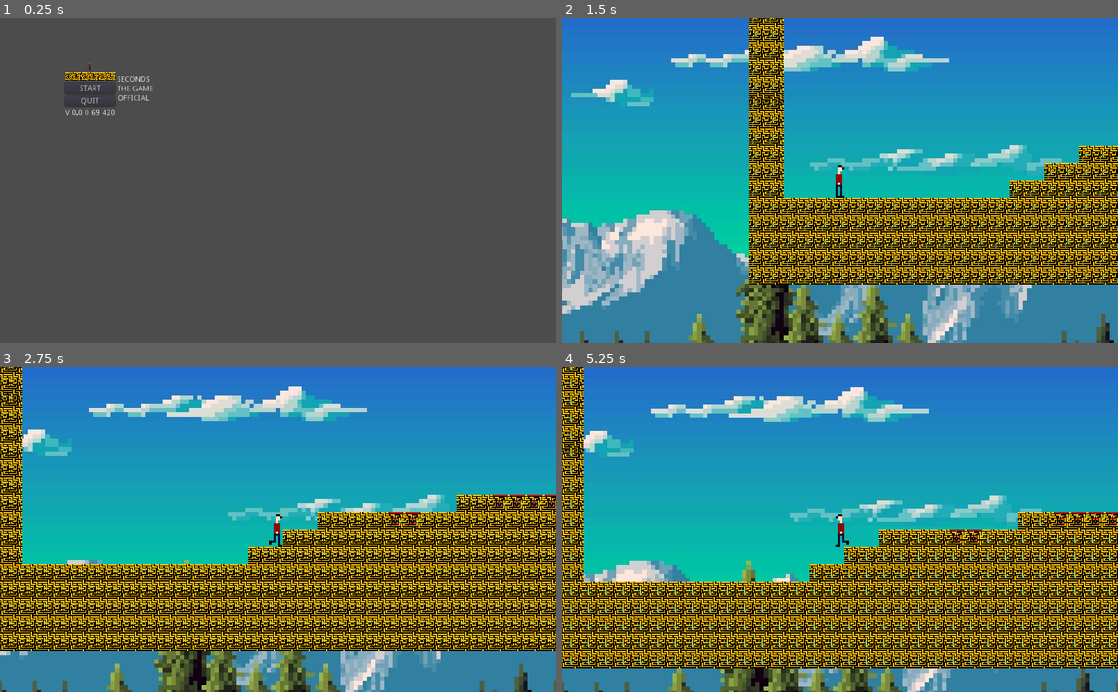
Above: before the commit, frames 1-4 (two rows, left to right).
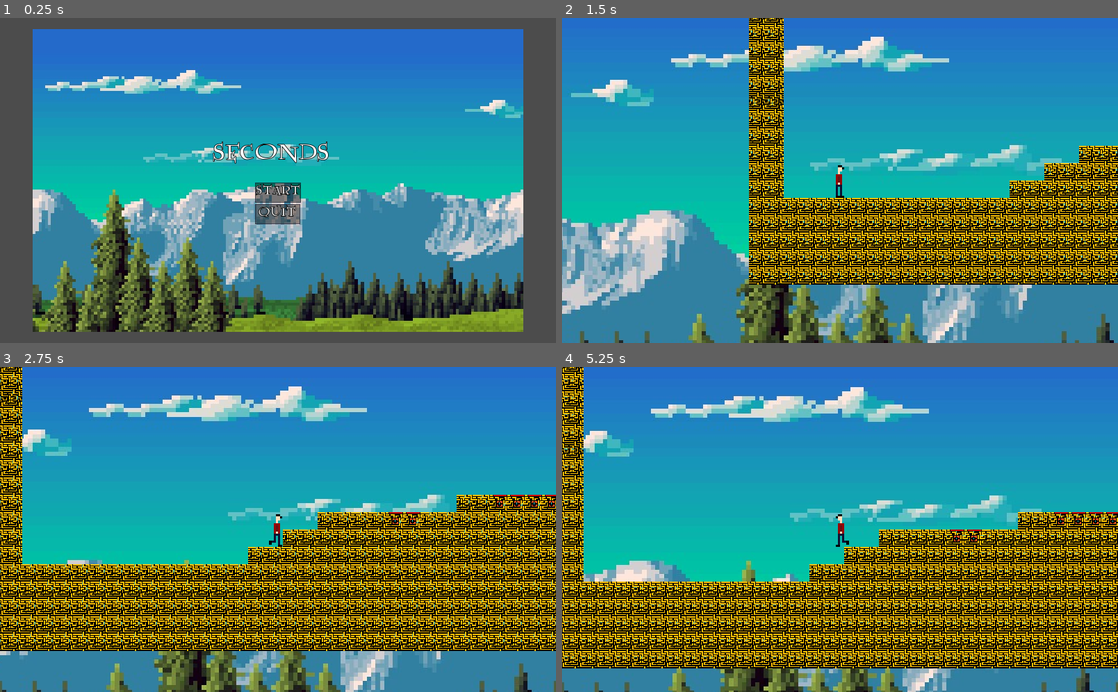
Above: after the commit, the same moments.

Repository: juso40/seconds
Game: Godot game, scene res://MainMenu.tscn
The game is run twice, just before and just after one commit, with the same random seed, the same clock (stepped at 60 frames per second) and the same inputs. Before the commit the project starts from res://Main.tscn.
Inputs:
- Up to frame 1 (0.25 s): no input
- Up to frame 2 (1.5 s): click "START" at 0.5 s; hold Right (ui_right) from 1.28 s (still down)
- Up to frame 3 (2.75 s): keep holding Right (ui_right); tap Up (ui_up) at 1.52, 2.27 s
- Up to frame 4 (5.25 s): release Right (ui_right) at 2.78 s; hold Left (ui_left) 2.78-3.53 s; hold Right (ui_right) 3.53-5.03 s; tap Up (ui_up) at 3.77, 4.52 s; hold Left (ui_left) from 5.03 s (still down)

The runs differ from the first frame. In frame 1, 80% of the frame differs, in the area x 5-95%, y 3-97%; in frame 2, 0.8%; in frame 3, 1.4%; in frame 4, 1.6%.

Commit message:
reworked main menu

Diff:
--- a/seconds/MainMenu.tscn
+++ b/seconds/MainMenu.tscn
@@ -1,90 +1,115 @@
-[gd_scene load_steps=7 format=2]
+[gd_scene load_steps=9 format=2]
 
 [ext_resource path="res://MainMenu.gd" type="Script" id=1]
-[ext_resource path="res://art/player/player_right1.png" type="Texture" id=2]
-[ext_resource path="res://art/player/player_right2.png" type="Texture" id=3]
-[ext_resource path="res://art/player/player_right3.png" type="Texture" id=4]
-[ext_resource path="res://art/ground/ground_tile_animated.tres" type="Texture" id=5]
+[ext_resource path="res://art/parallax_background/mountains.png" type="Texture" id=2]
+[ext_resource path="res://font/LUMOS.TTF" type="DynamicFontData" id=3]
 
-[sub_resource type="AnimatedTexture" id=1]
-frames = 3
-fps = 12.0
-frame_0/texture = ExtResource( 2 )
-frame_1/texture = ExtResource( 3 )
-frame_1/delay_sec = 0.0
-frame_2/texture = ExtResource( 4 )
-frame_2/delay_sec = 0.0
+[sub_resource type="DynamicFont" id=5]
+size = 46
+outline_size = 1
+outline_color = Color( 0, 0, 0, 1 )
+use_filter = true
+font_data = ExtResource( 3 )
+
+[sub_resource type="StyleBoxFlat" id=1]
+bg_color = Color( 0, 0, 0, 0.439216 )
+border_width_left = 1
+border_width_top = 1
+border_width_right = 1
+border_width_bottom = 1
+border_color = Color( 0.113725, 0.105882, 0.196078, 1 )
+border_blend = true
+
+[sub_resource type="DynamicFont" id=2]
+size = 24
+outline_size = 1
+outline_color = Color( 0, 0, 0, 1 )
+use_filter = true
+font_data = ExtResource( 3 )
+
+[sub_resource type="StyleBoxFlat" id=3]
+bg_color = Color( 0, 0, 0, 0.439216 )
+border_width_left = 1
+border_width_top = 1
+border_width_right = 1
+border_width_bottom = 1
+border_color = Color( 0.12549, 0.117647, 0.258824, 1 )
+border_blend = true
+
+[sub_resource type="DynamicFont" id=4]
+size = 24
+outline_size = 1
+outline_color = Color( 0, 0, 0, 1 )
+use_filter = true
+font_data = ExtResource( 3 )
 
 [node name="MarginContainer" type="MarginContainer"]
 anchor_right = 1.0
 anchor_bottom = 1.0
-custom_constants/margin_right = 120
-custom_constants/margin_top = 80
-custom_constants/margin_left = 120
-custom_constants/margin_bottom = 80
+custom_constants/margin_right = 60
+custom_constants/margin_top = 20
+custom_constants/margin_left = 60
+custom_constants/margin_bottom = 20
 script = ExtResource( 1 )
 
-[node name="HBoxContainer" type="HBoxContainer" parent="."]
-margin_left = 120.0
-margin_top = 80.0
+[node name="TextureRect" type="TextureRect" parent="."]
+margin_left = 60.0
+margin_top = 20.0
+margin_right = 964.0
+margin_bottom = 580.0
+texture = ExtResource( 2 )
+expand = true
+
+[node name="VBoxContainer" type="VBoxContainer" parent="."]
+margin_left = 60.0
+margin_top = 20.0
+margin_right = 964.0
+margin_bottom = 580.0
+alignment = 1
+
+[node name="TitleContainer" type="MarginContainer" parent="VBoxContainer"]
+margin_top = 198.0
 margin_right = 904.0
-margin_bottom = 520.0
+margin_bottom = 278.0
 
-[node name="VBoxContainer" type="VBoxContainer" parent="HBoxContainer"]
-margin_right = 92.0
-margin_bottom = 440.0
-size_flags_vertical = 3
-
-[node name="TextureRect" type="TextureRect" parent="HBoxContainer/VBoxContainer"]
-margin_right = 92.0
-margin_bottom = 16.0
-texture = SubResource( 1 )
-stretch_mode = 4
-
-[node name="TextureRect2" type="TextureRect" parent="HBoxContainer/VBoxContainer"]
-margin_top = 20.0
-margin_right = 92.0
-margin_bottom = 36.0
-texture = ExtResource( 5 )
-stretch_mode = 2
-
-[node name="MenuOptions" type="VBoxContainer" parent="HBoxContainer/VBoxContainer"]
-margin_top = 40.0
-margin_right = 92.0
-margin_bottom = 422.0
-size_flags_vertical = 3
-
-[node name="StartButton" type="Button" parent="HBoxContainer/VBoxContainer/MenuOptions"]
-margin_right = 92.0
-margin_bottom = 20.0
-text = "START"
-
-[node name="QuitButton" type="Button" parent="HBoxContainer/VBoxContainer/MenuOptions"]
-margin_top = 24.0
-margin_right = 92.0
-margin_bottom = 44.0
-text = "QUIT"
-
-[node name="Label" type="Label" parent="HBoxContainer/VBoxContainer"]
-margin_top = 426.0
-margin_right = 92.0
-margin_bottom = 440.0
-text = "V 0.0.0.69.420"
-
-[node name="CenterContainer" type="CenterContainer" parent="HBoxContainer"]
-margin_left = 96.0
-margin_right = 784.0
-margin_bottom = 440.0
+[node name="CenterContainer" type="CenterContainer" parent="VBoxContainer/TitleContainer"]
+margin_right = 904.0
+margin_bottom = 80.0
 size_flags_horizontal = 3
 size_flags_vertical = 3
 
-[node name="Label" type="Label" parent="HBoxContainer/CenterContainer"]
-margin_left = 311.0
-margin_top = 196.0
-margin_right = 377.0
-margin_bottom = 244.0
-text = "SECONDS
-THE GAME
-OFFICIAL"
-[connection signal="pressed" from="HBoxContainer/VBoxContainer/MenuOptions/StartButton" to="." method="_on_StartButton_pressed"]
-[connection signal="pressed" from="HBoxContainer/VBoxContainer/MenuOptions/QuitButton" to="." method="_on_QuitButton_pressed"]
+[node name="RichTextLabel" type="RichTextLabel" parent="VBoxContainer/TitleContainer/CenterContainer"]
+margin_left = 332.0
+margin_right = 572.0
+margin_bottom = 80.0
+rect_min_size = Vector2( 240, 80 )
+custom_fonts/normal_font = SubResource( 5 )
+text = "SECONDS"
+
+[node name="CenterContainer" type="CenterContainer" parent="VBoxContainer"]
+editor/display_folded = true
+margin_top = 282.0
+margin_right = 904.0
+margin_bottom = 362.0
+
+[node name="VBoxContainer" type="VBoxContainer" parent="VBoxContainer/CenterContainer"]
+margin_left = 409.0
+margin_right = 495.0
+margin_bottom = 80.0
+
+[node name="StartButton" type="Button" parent="VBoxContainer/CenterContainer/VBoxContainer"]
+margin_right = 86.0
+margin_bottom = 38.0
+custom_styles/normal = SubResource( 1 )
+custom_fonts/font = SubResource( 2 )
+text = "START"
+
+[node name="QuitButton" type="Button" parent="VBoxContainer/CenterContainer/VBoxContainer"]
+margin_top = 42.0
+margin_right = 86.0
+margin_bottom = 80.0
+custom_styles/normal = SubResource( 3 )
+custom_fonts/font = SubResource( 4 )
+text = "QUIT"
+[connection signal="pressed" from="VBoxContainer/CenterContainer/VBoxContainer/StartButton" to="." method="_on_StartButton_pressed"]
+[connection signal="pressed" from="VBoxContainer/CenterContainer/VBoxContainer/QuitButton" to="." method="_on_QuitButton_pressed"]
--- a/seconds/Player.tscn
+++ b/seconds/Player.tscn
@@ -42,3 +42,7 @@
 current = true
 zoom = Vector2( 0.5, 0.5 )
 process_mode = 0
+drag_margin_left = 0.0
+drag_margin_top = 0.1
+drag_margin_right = 0.0
+drag_margin_bottom = 0.1
--- a/seconds/project.godot
+++ b/seconds/project.godot
@@ -16,7 +16,7 @@
 [application]
 
 config/name="seconds"
-run/main_scene="res://Main.tscn"
+run/main_scene="res://MainMenu.tscn"
 config/icon="res://icon.png"
 
 [display]
Binary file added: seconds/font/LUMOS.TTF
